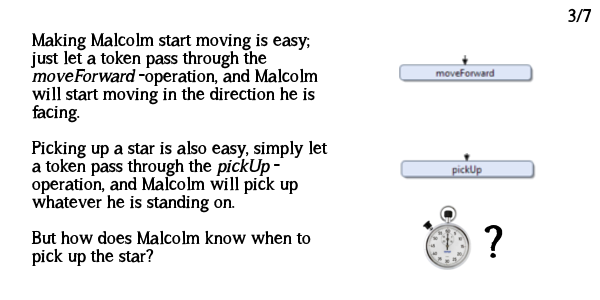
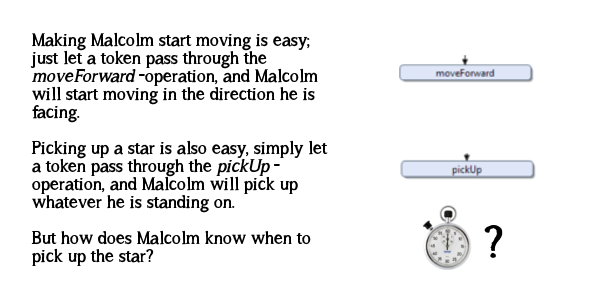
Two versions of the same layered image (600x300). Layer-by-layer changes:
painted on "3/7" over [568,8,592,23]
